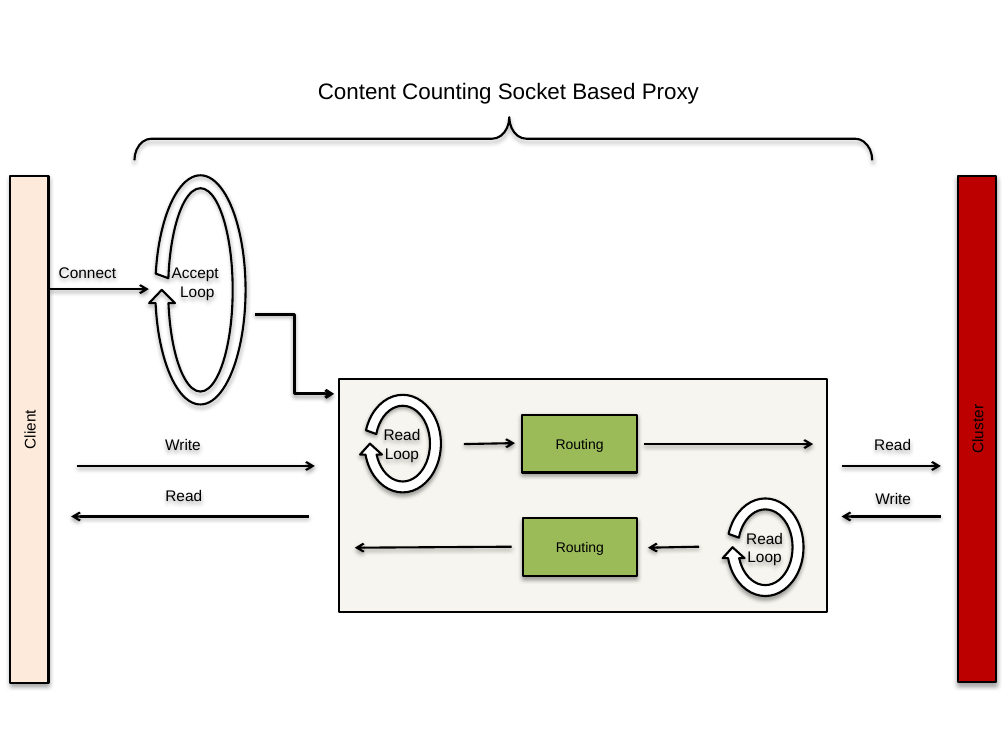
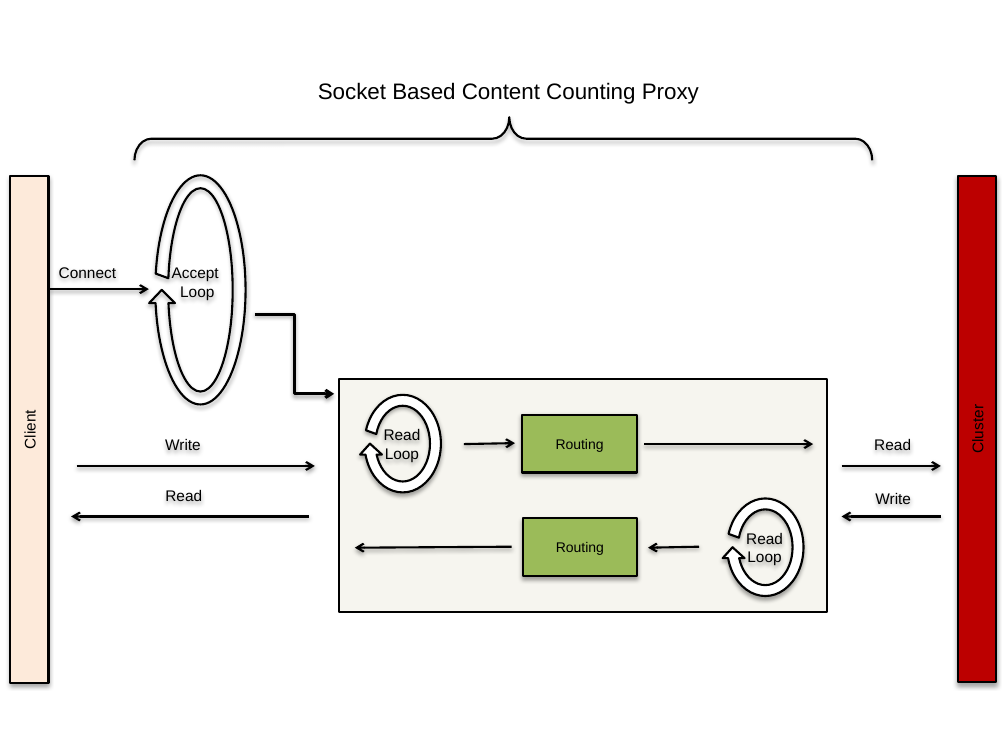
Before and after one commit to samirabloom/dynamic-software-update, a slide deck: slide 3 of report/overview_diagrams_31_Aug_23_13.pptx. Drawn at 1008x756 pixels with LibreOffice and Linux fonts; fonts in the diff are those of the drawing. Boxes give left, top, right and bottom in pixels: in the first picture for what was removed or moved away, otherwise in the second. Text is boxed around its words. In the diff, an @@ line names an element or a change of style, - is before the commit and + after.

```diff
--- a/report/overview_diagrams_31_Aug_23_13.pptx
+++ b/report/overview_diagrams_31_Aug_23_13.pptx
@@ text at <box>318,82,699,104</box>: text changed @@
-Content Counting Socket Based Proxy
+Socket Based Content Counting Proxy
```
Also in this commit, not shown: 2 other slides changed, 3 other files.
